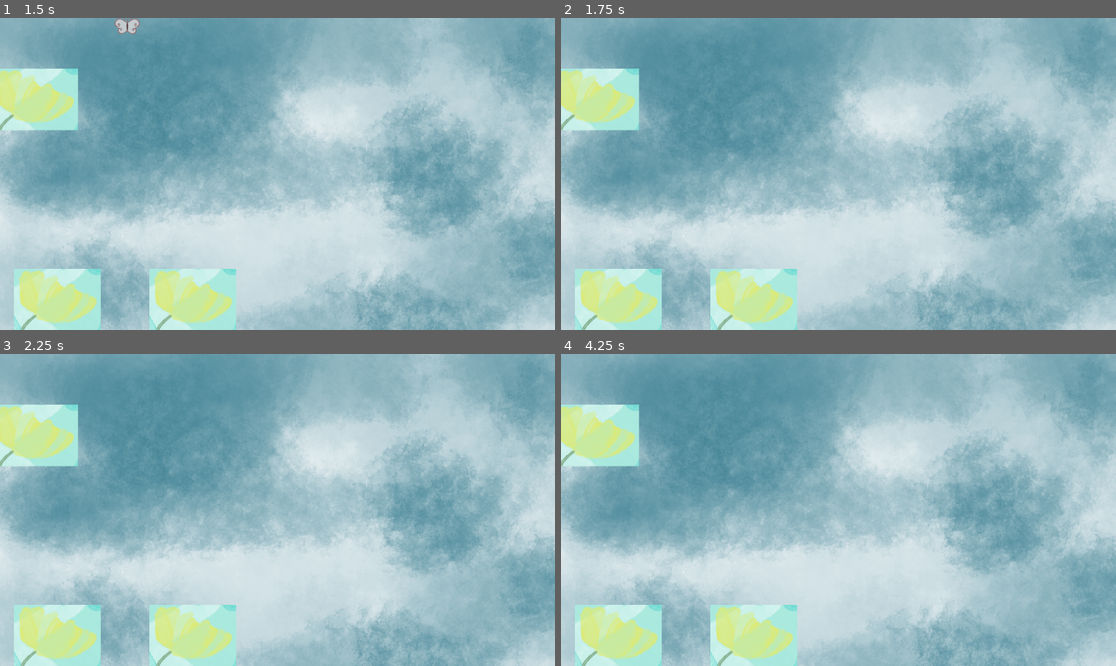
Above: before the commit, frames 1-4 (two rows, left to right).
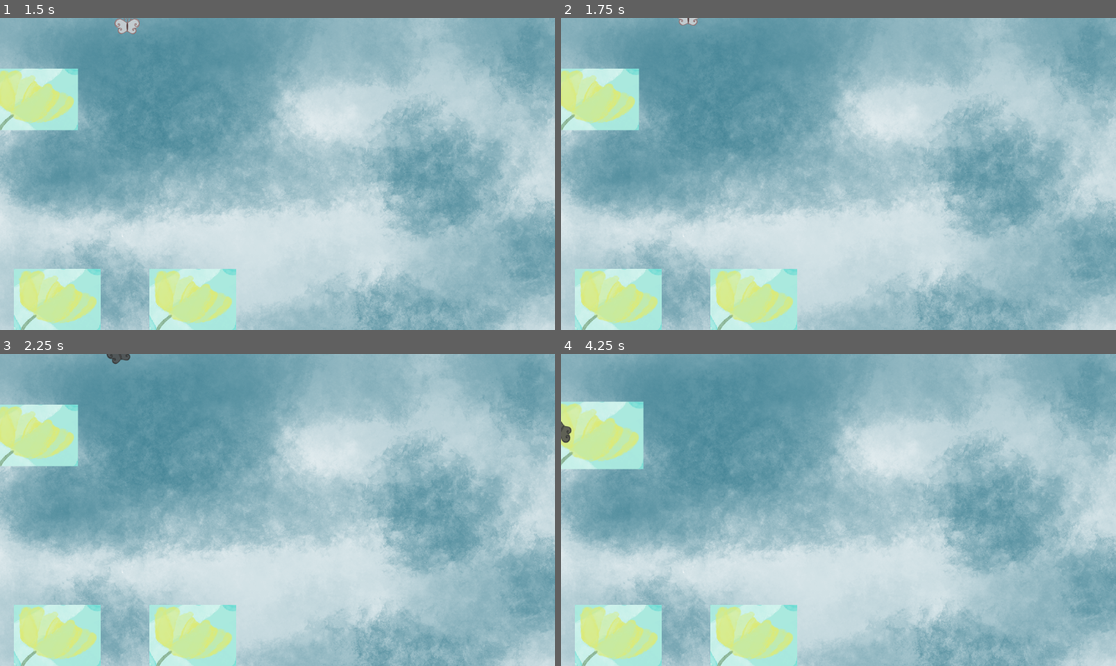
Above: after the commit, the same moments.

Repository: RemiSlanina/butterfly-game-01
Game: Godot game, scene res://world.tscn
The game is run twice, just before and just after one commit, with the same random seed, the same clock (stepped at 60 frames per second) and the same inputs.
Inputs:
- Up to frame 1 (1.5 s): hold Shift 0.53-1.28 s; hold W from 0.53 s (still down); tap Shift at 1.35 s
- Up to frame 2 (1.75 s): keep holding W
- Up to frame 3 (2.25 s): release W at 2.03 s; hold A from 2.03 s (still down); hold Shift from 2.03 s (still down)
- Up to frame 4 (4.25 s): release Shift at 2.78 s; tap Shift at 2.85 s; tap Enter at 3.5 s; release A at 3.53 s; hold S from 3.53 s (still down); hold Shift from 3.53 s (still down)

Frame 1 is identical in both runs. In frame 2, less than 0.1% of the frame differs, in the area x 21-25%, y 0-3%; in frame 3, less than 0.1%; in frame 4, 1.0%, in the area x 0-15%, y 15-37%.

Commit message:
clamp butterfly inside world boundaries

Diff:
--- a/butterfly.gd
+++ b/butterfly.gd
@@ -16,6 +16,7 @@
 #	faster on fast computers,
 #	slower on slow computers.
 #	Disaster.
+	var screen_size = get_viewport_rect().size
 	var input_direction = Vector2.ZERO
 	# (x, y) : (0,0) stay
 #	W = (0, -1)
@@ -68,6 +69,10 @@
 	# move
 	position += velocity * delta
 
+	# clamp inside screen_size
+	position.x = clamp(position.x, 0, screen_size.x)
+	position.y = clamp(position.y, 0, screen_size.y)
+
 	# rotate toward movement
 	# velocity.angle() : 0 radians = pointing right angle 0 points along positive X axis
 	# Regular interpolation ("lerp") means:
